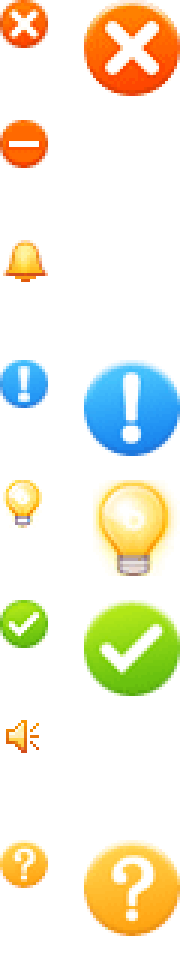
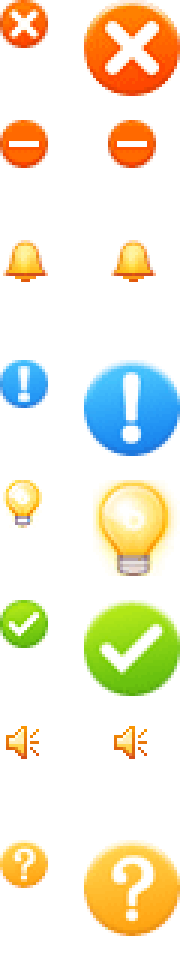
Layer changes from the first (180, 960) image to the second:
added layer "Layer 1 副本" above "Layer 1" over box(108, 120, 156, 759)
painted on "Layer 1" over box(6, 720, 39, 759)
